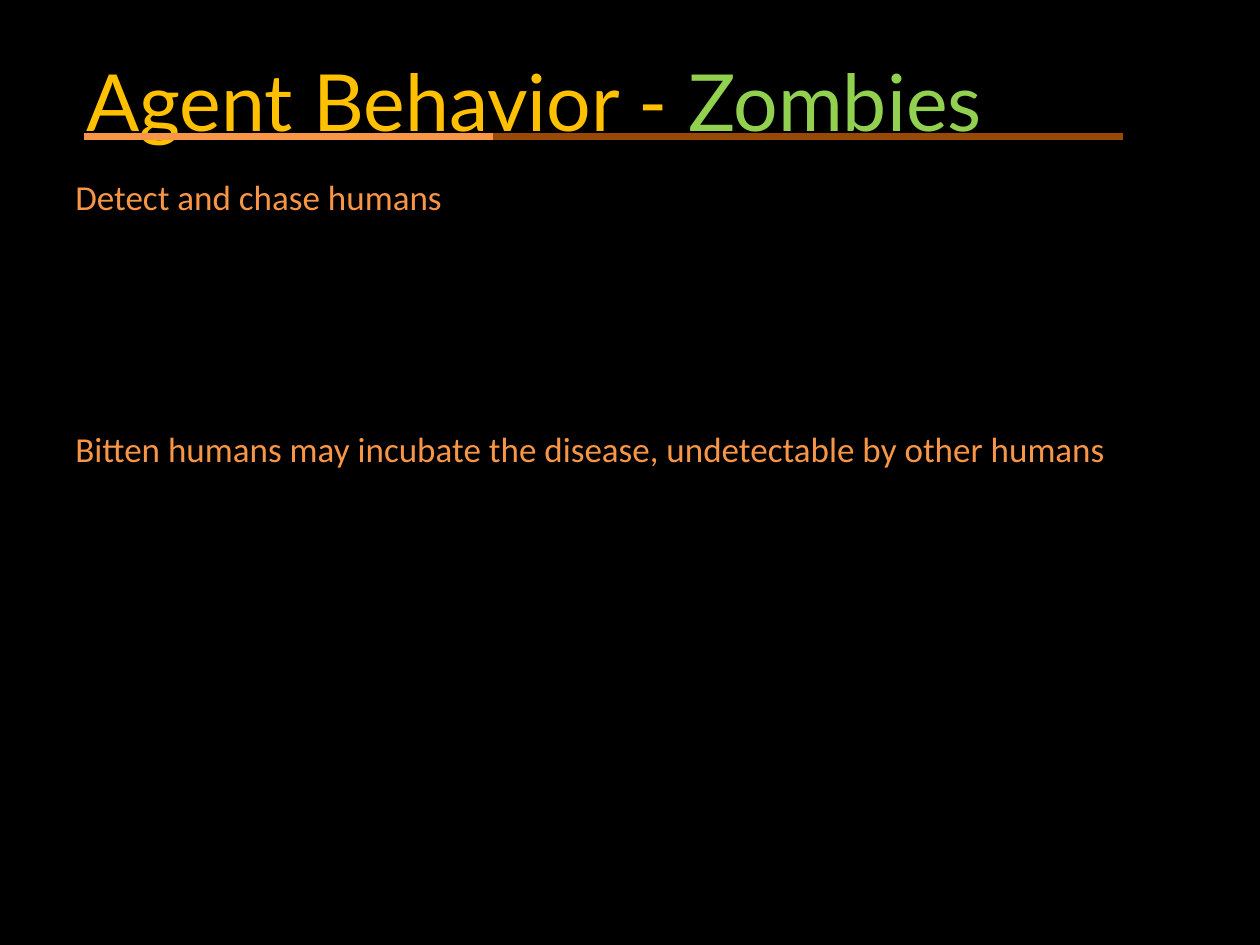
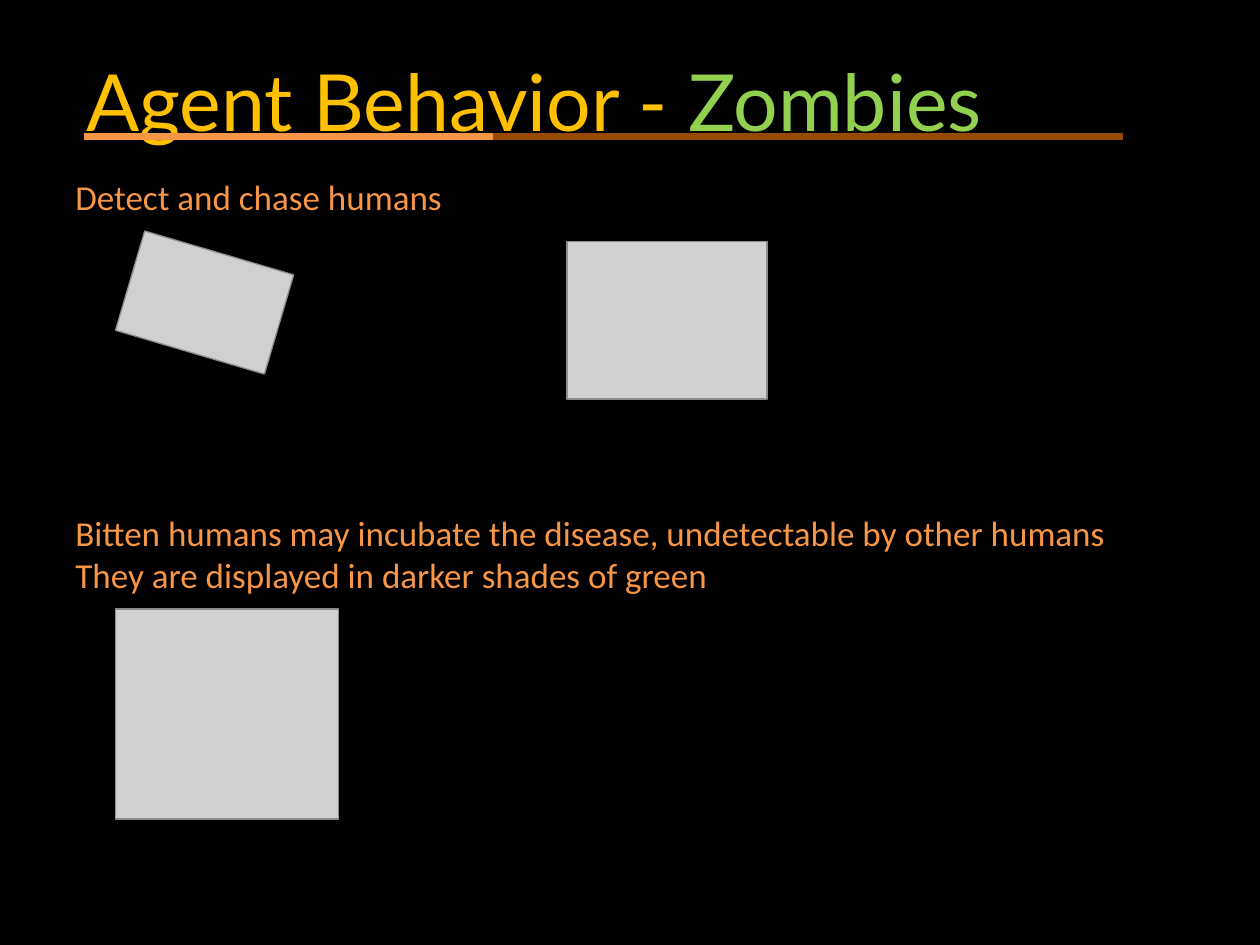
Before and after one commit to anasazi/Swarm-AI---Zombies, a slide deck: slide 6 of ZombieOutbreak.pptx. Drawn at 1260x945 pixels with LibreOffice and Linux fonts; fonts in the diff are those of the drawing; grey boxes stand for pictures. Boxes give left, top, right and bottom in pixels: in the first picture for what was removed or moved away, otherwise in the second. Text is boxed around its words. In the diff, an @@ line names an element or a change of style, - is before the commit and + after.

```diff
--- a/ZombieOutbreak.pptx
+++ b/ZombieOutbreak.pptx
@@ picture added at (115,232,293,374) @@
@@ picture added at (567,242,767,399) @@
@@ text at (75,563,706,594): paragraph added @@
+  They are displayed in darker shades of green
@@ picture added at (116,609,339,819) @@
```
Also in this commit, not shown: 1 other slide changed, 2 other files.
